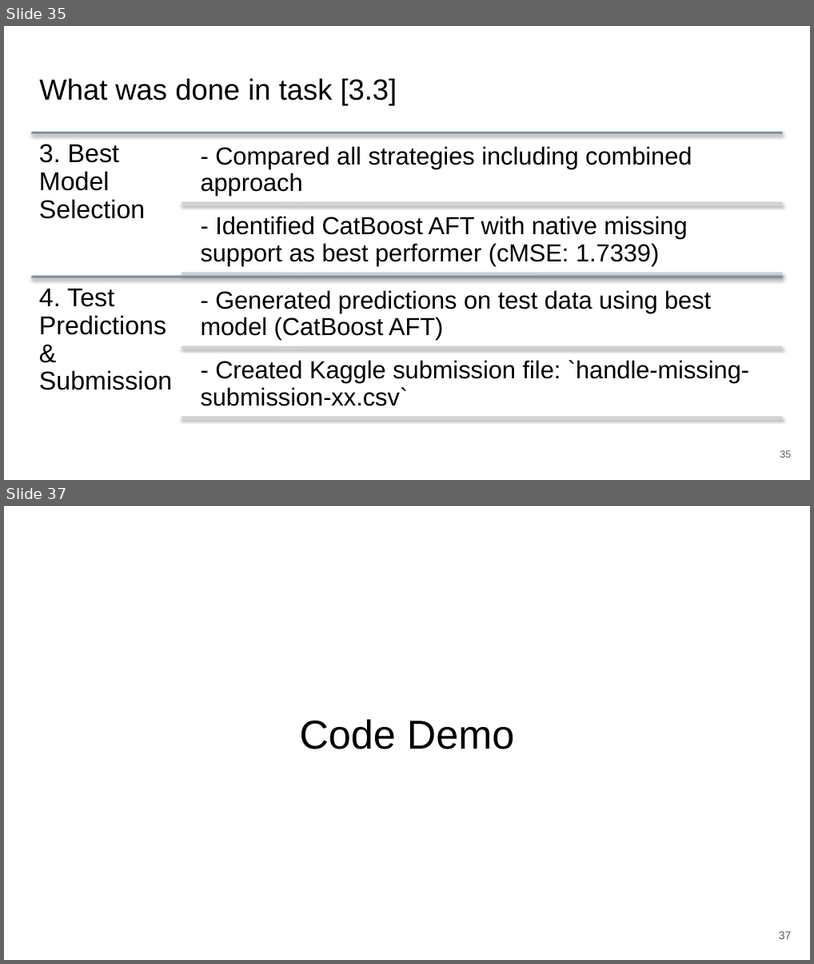
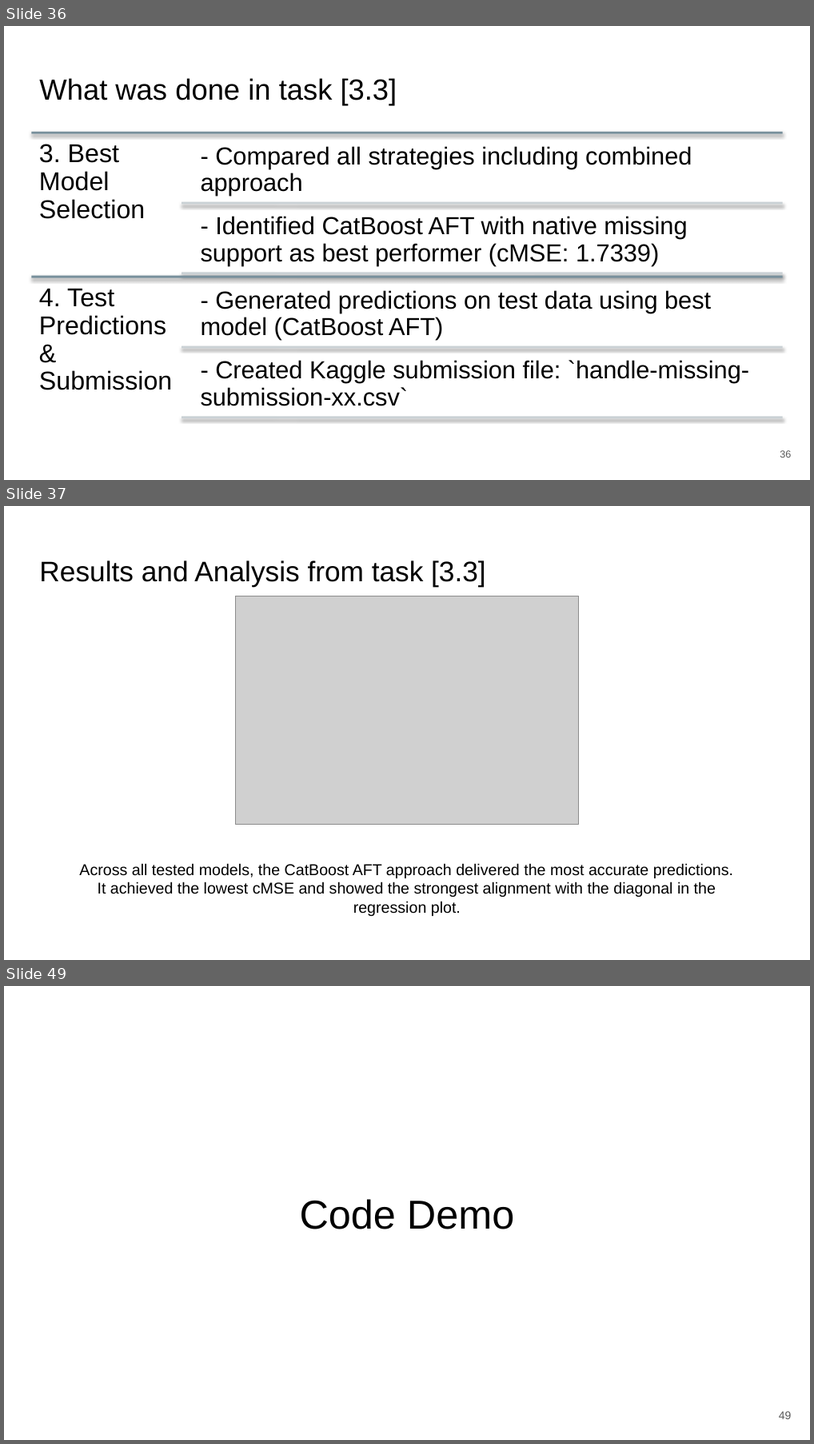
Before and after one commit to zepedrocosta/AA-Projeto2, a slide deck: Slides.pptx. Shown one above the other, each under a label of ours: slides 35 and 37 before the commit, slides 36, 37 and 49 after it; the slides between them are not shown. The pictures are 814x964 and 814x1444 pixels, drawn with LibreOffice and Linux fonts; fonts in the diff are those of the drawing; grey boxes stand for pictures. Boxes give left, top, right and bottom in pixels: in the first picture for what was removed or moved away, otherwise in the second. Text is boxed around its words. In the diff, an @@ line names an element or a change of style, - is before the commit and + after.

```diff
--- a/Slides.pptx
+++ b/Slides.pptx
@@ slide 37 added at box(4, 506, 810, 960), background #FFFFFF @@
@@ title added at box(39, 560, 486, 586), 25.2 pt, text #000000 @@
+Results and Analysis from task [3.3]
@@ picture added at box(235, 596, 579, 824) @@
@@ text added at box(79, 863, 734, 916), 14 pt, text #000000 @@
+Across all tested models, the CatBoost AFT approach delivered the most accurate predictions.
+It achieved the lowest cMSE and showed the strongest alignment with the diagonal in the regression plot.
@@ what was slide 35 is now slide 36 @@
@@ what was slide 37 is now slide 49 @@
@@ page number at box(779, 1411, 792, 1419): text changed @@
-37
+49
```
Also in this commit, not shown: 6 slides changed, 11 other slides added, 3 other files.
